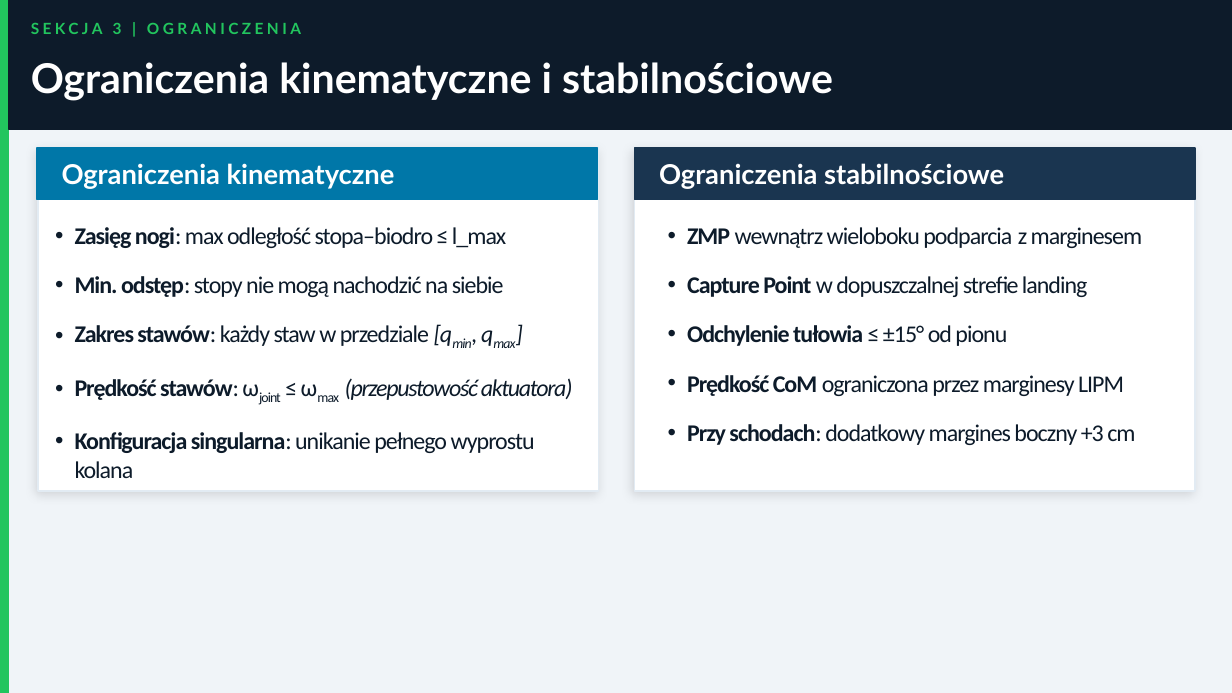
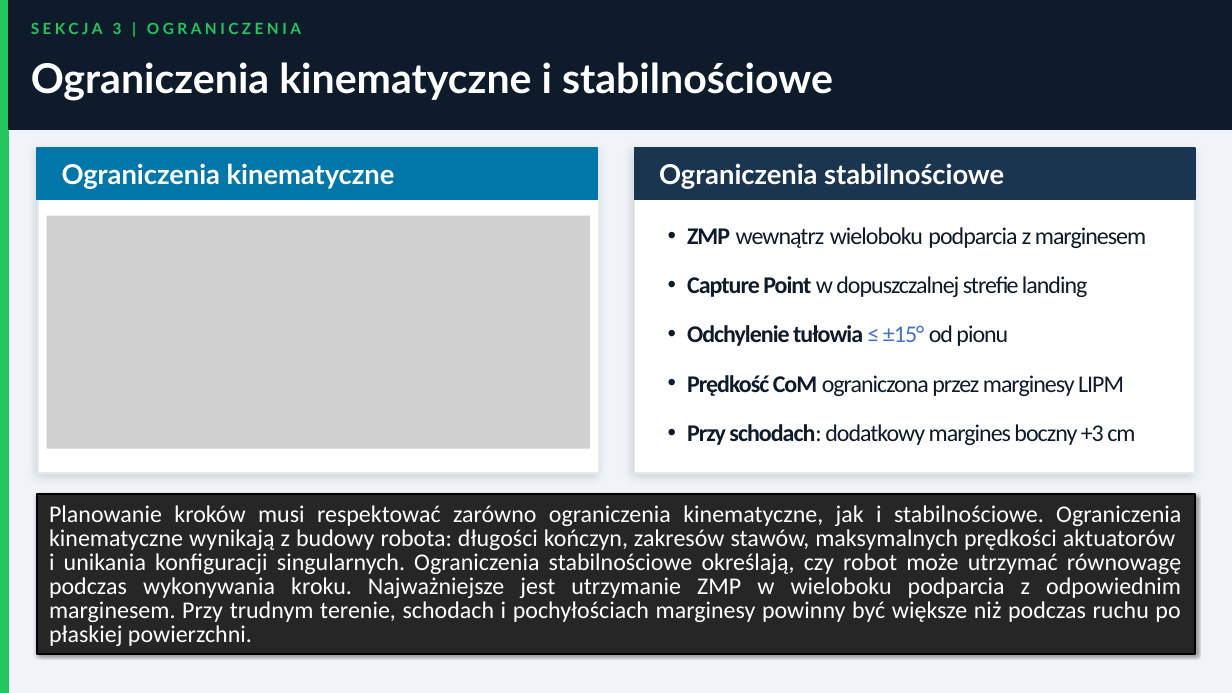
Before and after one commit to MatPomGit/MobileHub, a slide deck: slide 37 of zajecia/robo/robo_w3.pptx (slide 27 before the commit). Drawn at 1232x693 pixels with LibreOffice and Linux fonts; fonts in the diff are those of the drawing; grey boxes stand for pictures. Boxes give left, top, right and bottom in pixels: in the first picture for what was removed or moved away, otherwise in the second. Text is boxed around its words. In the diff, an @@ line names an element or a change of style, - is before the commit and + after.

```diff
--- a/zajecia/robo/robo_w3.pptx
+++ b/zajecia/robo/robo_w3.pptx
@@ rectangle: place and size @@
-rectangle at [38, 148, 599, 490]
+rectangle at [38, 148, 599, 473]
@@ rectangle: place and size @@
-rectangle at [634, 148, 1195, 490]
+rectangle at [634, 148, 1195, 473]
@@ picture added at [47, 216, 590, 448] @@
@@ text removed at [75, 227, 573, 478] @@
-• Zasięg nogi: max odległość stopa–biodro ≤ l_max
-• Min. odstęp: stopy nie mogą nachodzić na siebie
-• Zakres stawów: każdy staw w przedziale [qmin, qmax]
-• Prędkość stawów: ωjoint ≤ ωmax (przepustowość aktuatora)
-• Konfiguracja singularna: unikanie pełnego wyprostu kolana
@@ text at [687, 325, 1008, 346]: text colour #0D1B2A to #4472C4 in "≤ ±15°" @@
@@ rectangle added at [37, 494, 1195, 654], fill #262626, outline #000000 1.5 pt, 14 pt, text #FFFFFF @@
+Planowanie kroków musi respektować zarówno ograniczenia kinematyczne, jak i stabilnościowe. Ograniczenia kinematyczne wynikają z budowy robota: długości kończyn, zakresów stawów, maksymalnych prędkości aktuatorów
+i unikania konfiguracji singularnych. Ograniczenia stabilnościowe określają, czy robot może utrzymać równowagę podczas wykonywania kroku. Najważniejsze jest utrzymanie ZMP w wieloboku podparcia z odpowiednim marginesem. Przy trudnym terenie, schodach i pochyłościach marginesy powinny być większe niż podczas ruchu po płaskiej powierzchni.
```
Also in this commit, not shown: 23 other slides changed, 14 slides added, 4 slides removed, 3 other files.
